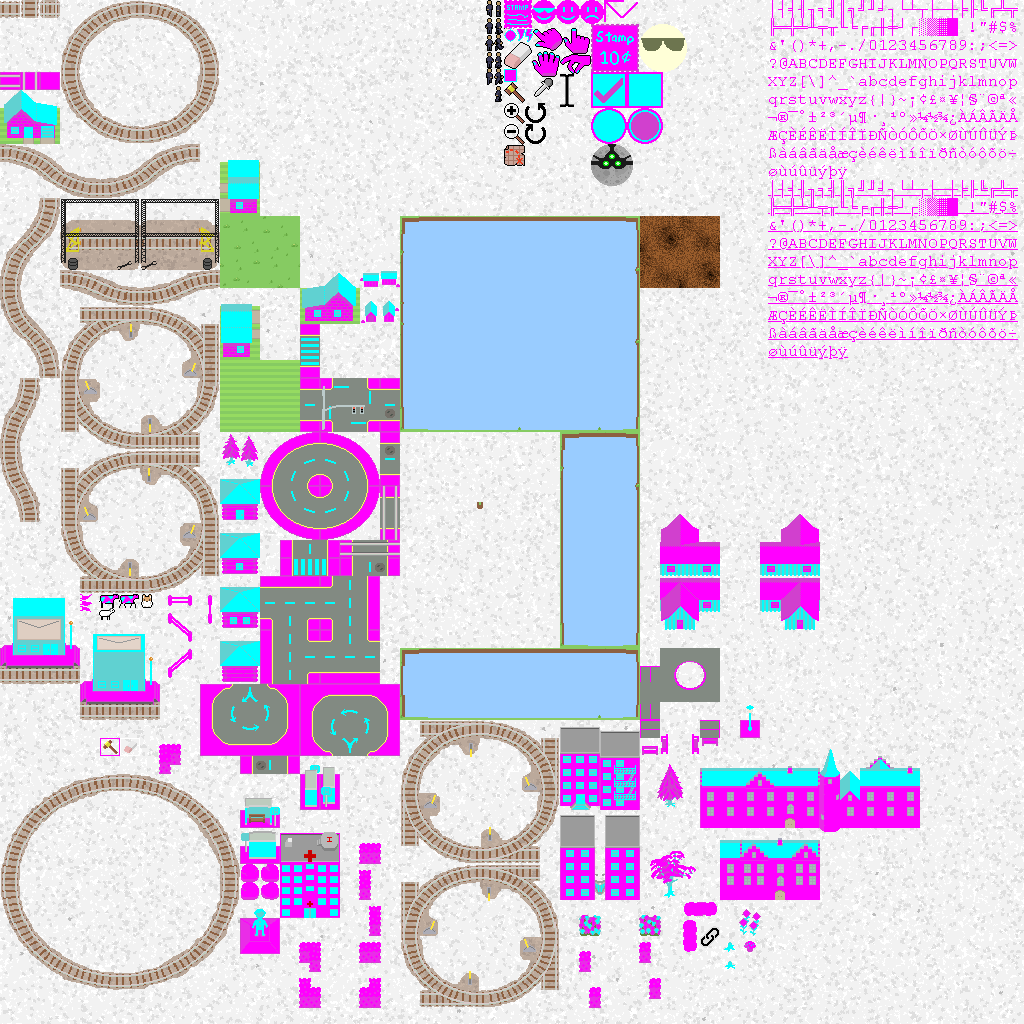
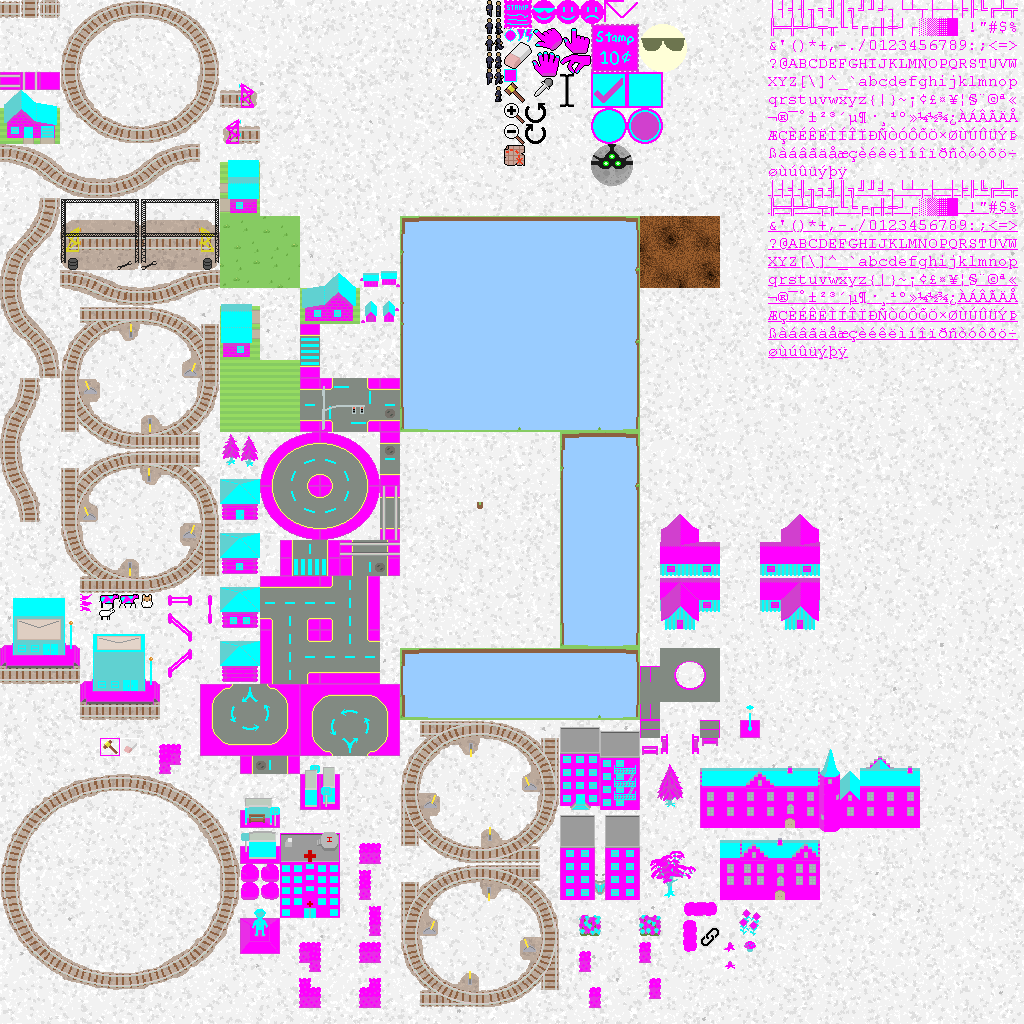
Revision of a layered 1024x1024 image; what changed, layer by layer:
painted on "Pasted Layer #3" over [220, 83, 754, 969]
painted on "Pasted Layer" over [220, 90, 260, 144]
